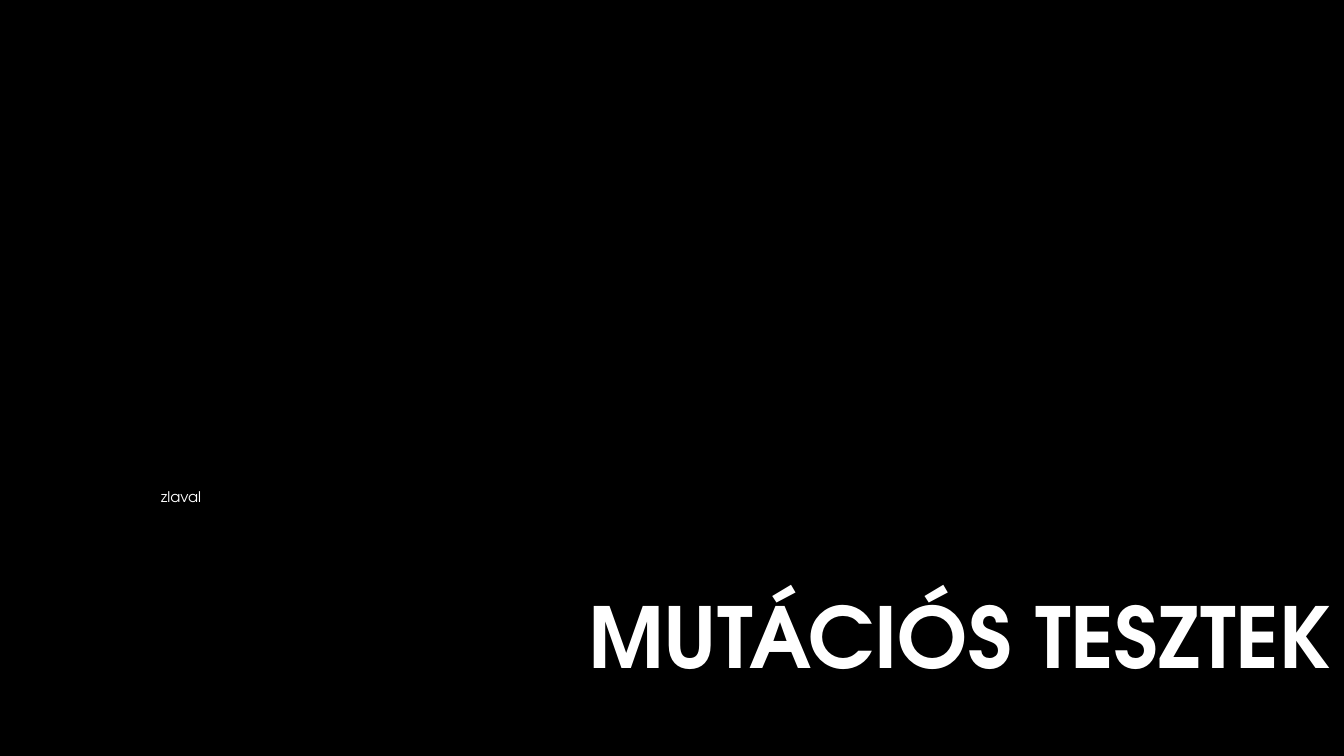
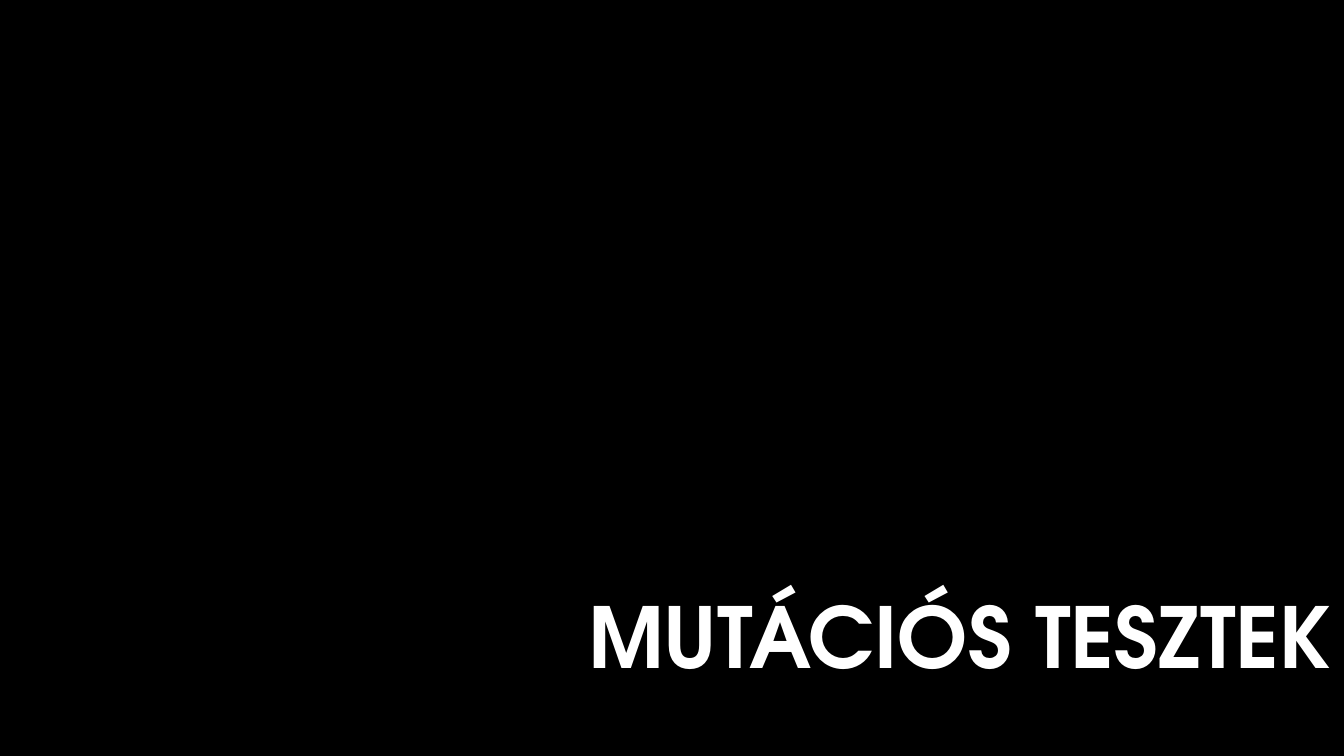
Before and after one commit to zlaval/mutation-test-presentation, a slide deck: slide 1 of doc/presentation-mutation.pptx. Drawn at 1344x756 pixels with LibreOffice and Linux fonts; fonts in the diff are those of the drawing; background and template pictures are left out. Boxes give left, top, right and bottom in pixels: in the first picture for what was removed or moved away, otherwise in the second. Text is boxed around its words. In the diff, an @@ line names an element or a change of style, - is before the commit and + after.

Commit message:
update presentation

```diff
--- a/doc/presentation-mutation.pptx
+++ b/doc/presentation-mutation.pptx
@@ text removed at box(161, 491, 201, 502) @@
-zlaval
```
